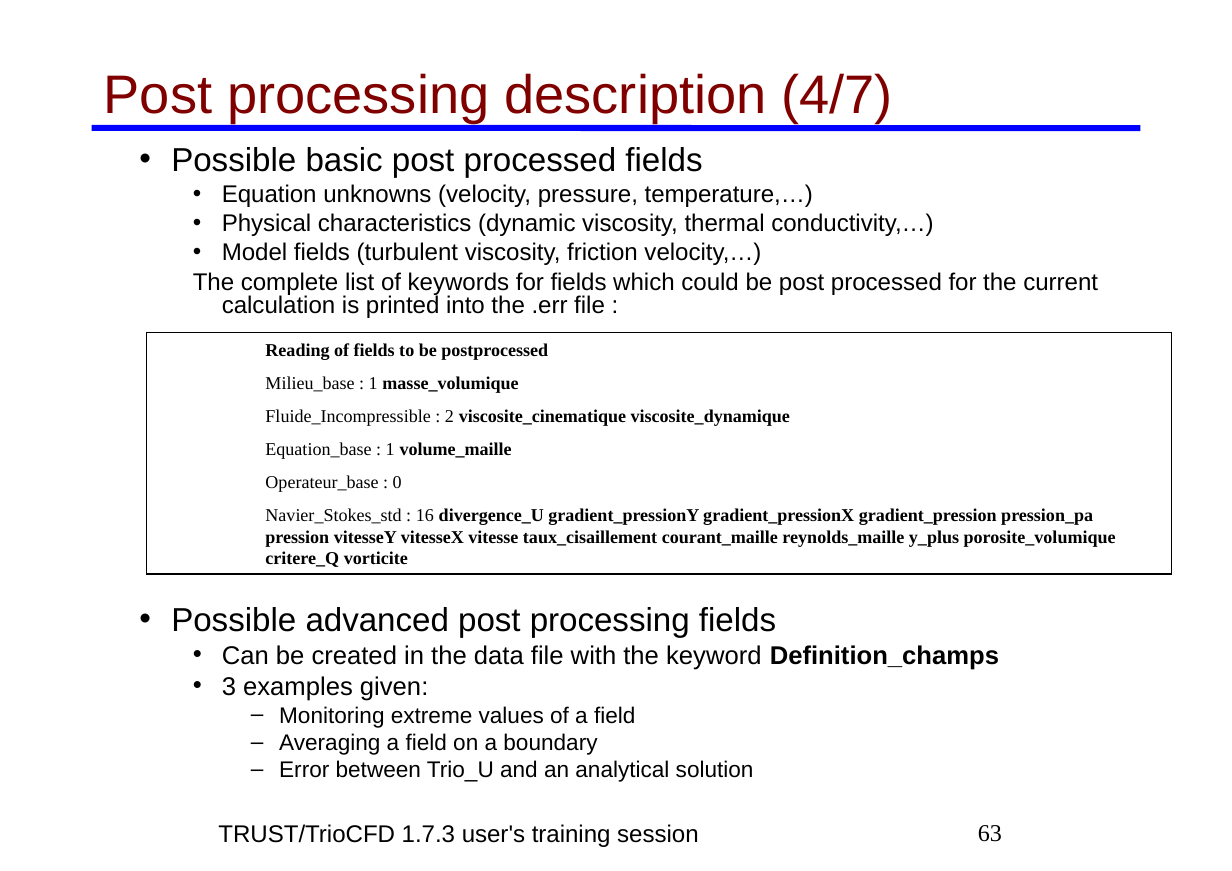
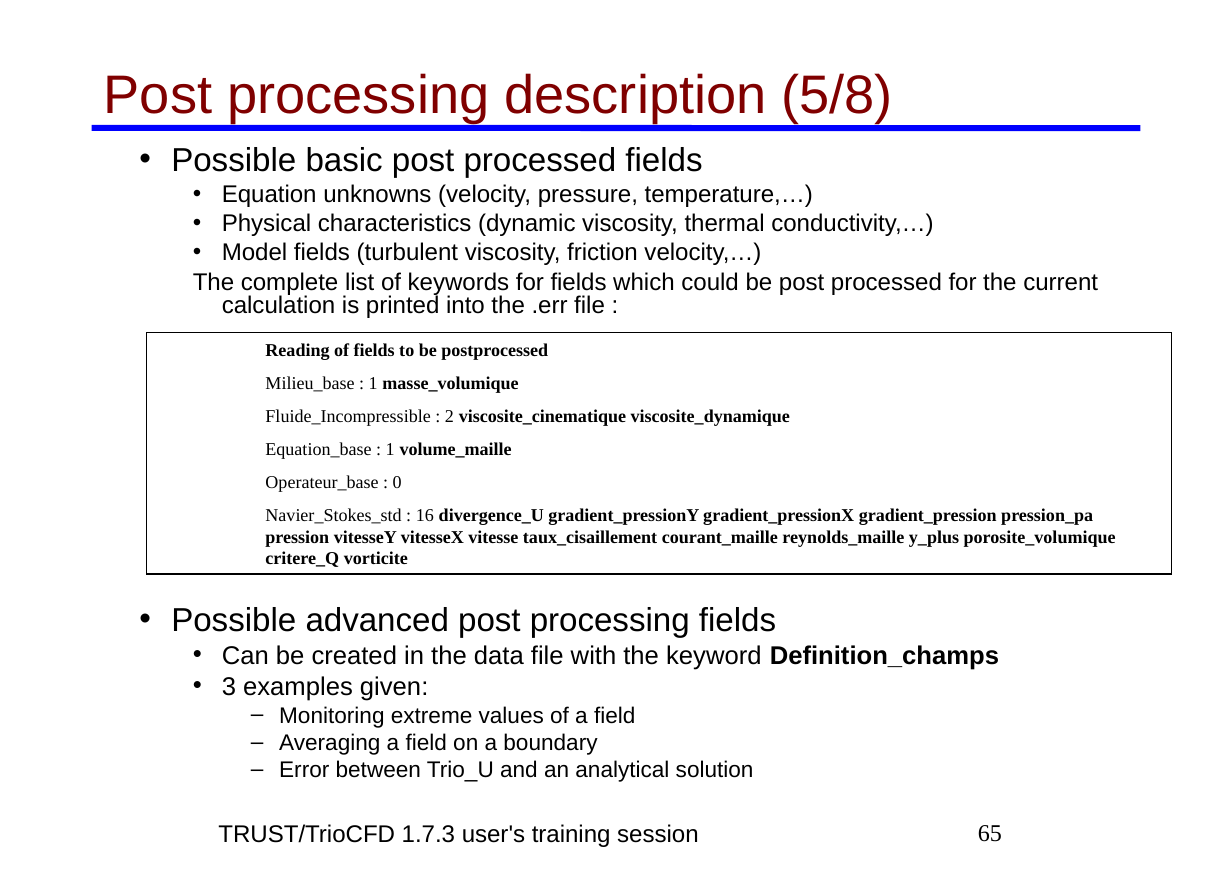
Before and after one commit to cea-trust-platform/trust-code, a slide deck: slide 65 of doc/TRUST/TRUST_and_TrioCFD_presentation.odp (slide 63 before the commit). Drawn at 1232x871 pixels with LibreOffice and Linux fonts; fonts in the diff are those of the drawing; background and template pictures are left out. Boxes give left, top, right and bottom in pixels: in the first picture for what was removed or moved away, otherwise in the second. Text is boxed around its words. In the diff, an @@ line names an element or a change of style, - is before the commit and + after.

```diff
--- a/doc/TRUST/TRUST_and_TrioCFD_presentation.odp
+++ b/doc/TRUST/TRUST_and_TrioCFD_presentation.odp
@@ title at bbox=[104, 73, 893, 124]: text changed @@
-Post processing description (4/7)
+Post processing description (5/8)
@@ page number at bbox=[978, 825, 1002, 842]: text changed @@
-63
+65
```
Also in this commit, not shown: 13 other slides changed, 2 slides added.
